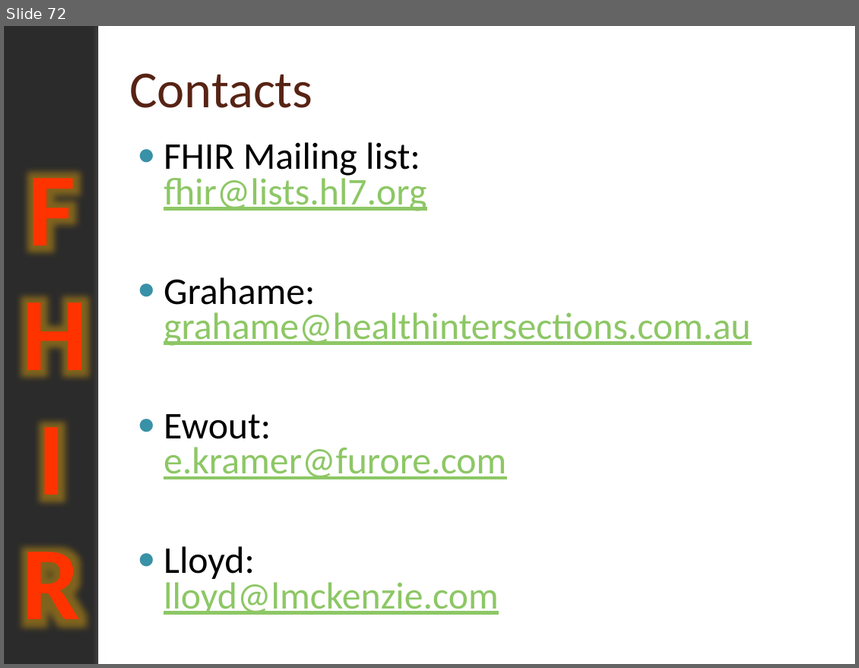
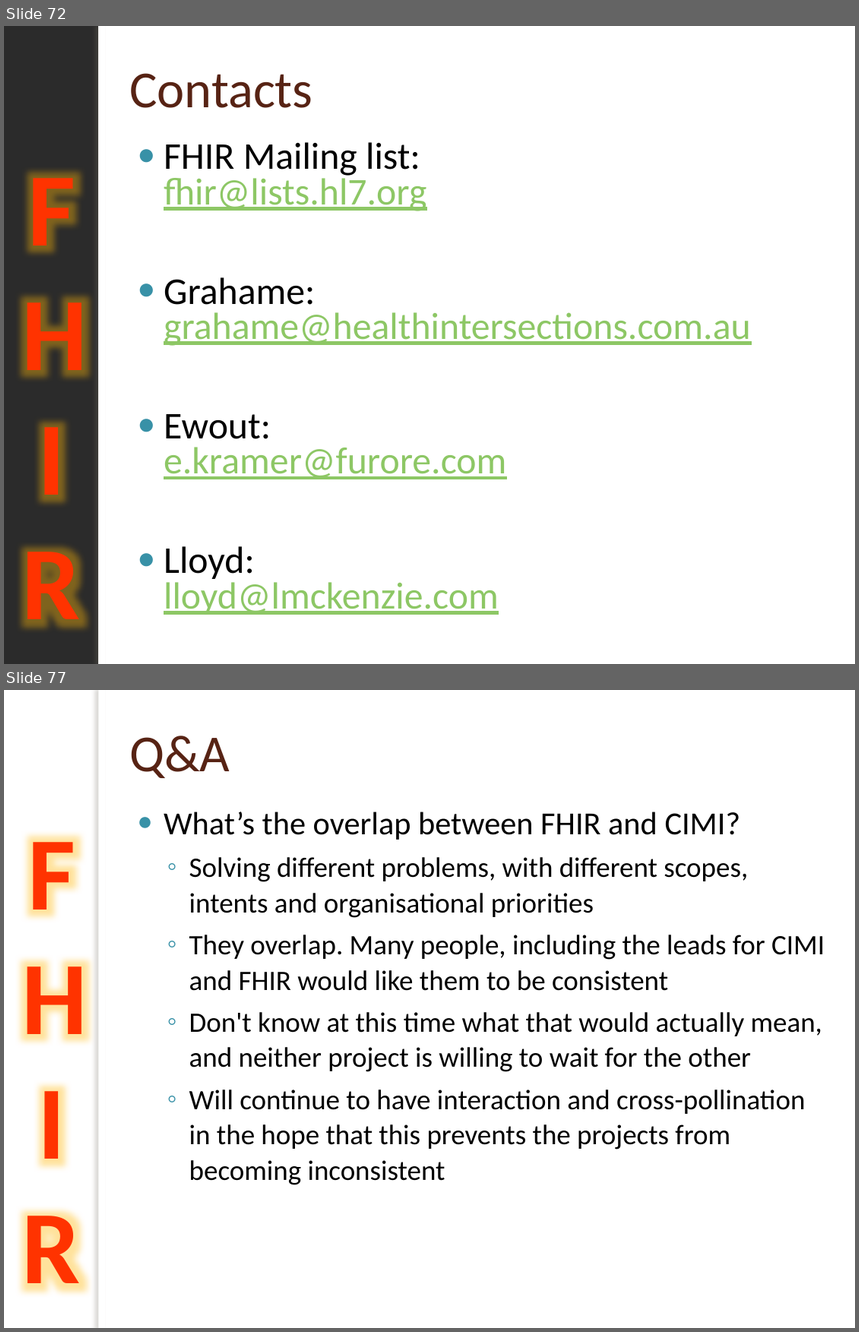
Before and after one commit to vista-novo/fhir, a slide deck: presentations/2012-May WGM Tutorials/201205 WGM Introduction to FHIR.pptx. Shown one above the other, each under a label of ours: slide 72 before the commit, slides 72 and 77 after it; the slides between them are not shown. The pictures are 859x668 and 859x1332 pixels, drawn with LibreOffice and Linux fonts; fonts in the diff are those of the drawing; background and template pictures are left out; a plain dark background stands for a picture behind light text. Boxes give left, top, right and bottom in pixels: in the first picture for what was removed or moved away, otherwise in the second. Text is boxed around its words. In the diff, an @@ line names an element or a change of style, - is before the commit and + after.

```diff
--- a/presentations/2012-May WGM Tutorials/201205 WGM Introduction to FHIR.pptx
+++ b/presentations/2012-May WGM Tutorials/201205 WGM Introduction to FHIR.pptx
@@ slide 77 added at <box>4,690,855,1328</box>, background picture (left out); not listed: 2 template elements that a slide beside it also shows @@
@@ title added at <box>129,736,230,778</box>, 44 pt, text #572314 @@
+Q&A
@@ text added at <box>164,812,825,1186</box>, 23.8 pt, text #000000 @@
+● What’s the overlap between FHIR and CIMI?
+  ◦ Solving different problems, with different scopes, intents and organisational priorities
+  ◦ They overlap. Many people, including the leads for CIMI and FHIR would like them to be consistent
+  ◦ Don't know at this time what that would actually mean, and neither project is willing to wait for the other
+  ◦ Will continue to have interaction and cross-pollination in the hope that this prevents the projects from becoming inconsistent
```
Also in this commit, not shown: 5 slides changed, 8 other slides added, 1 other file.
